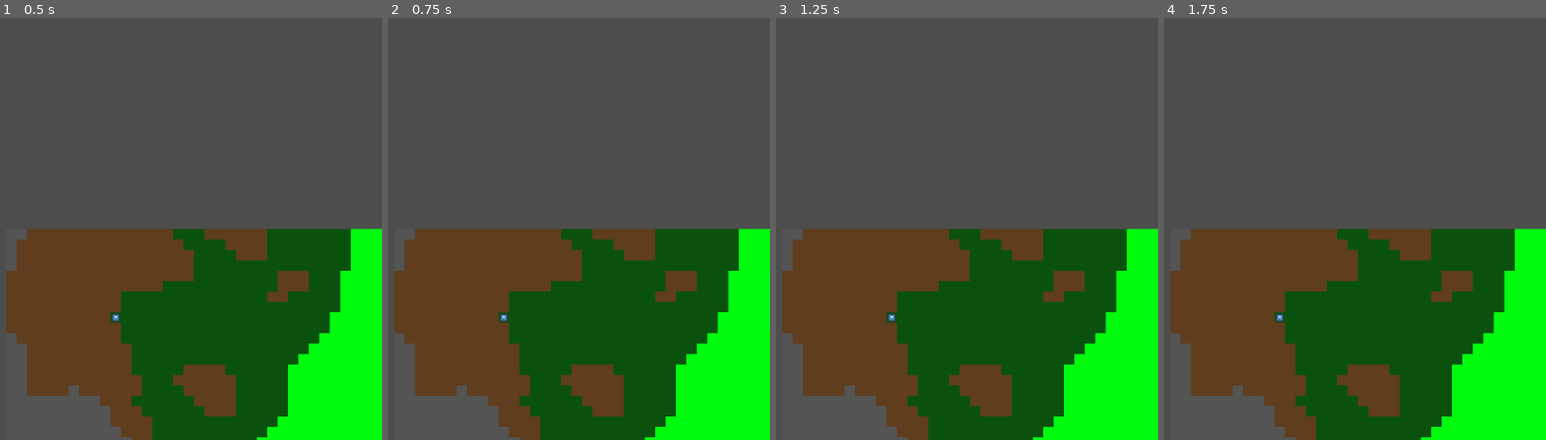
Above: before the commit, frames 1-4 (left to right).
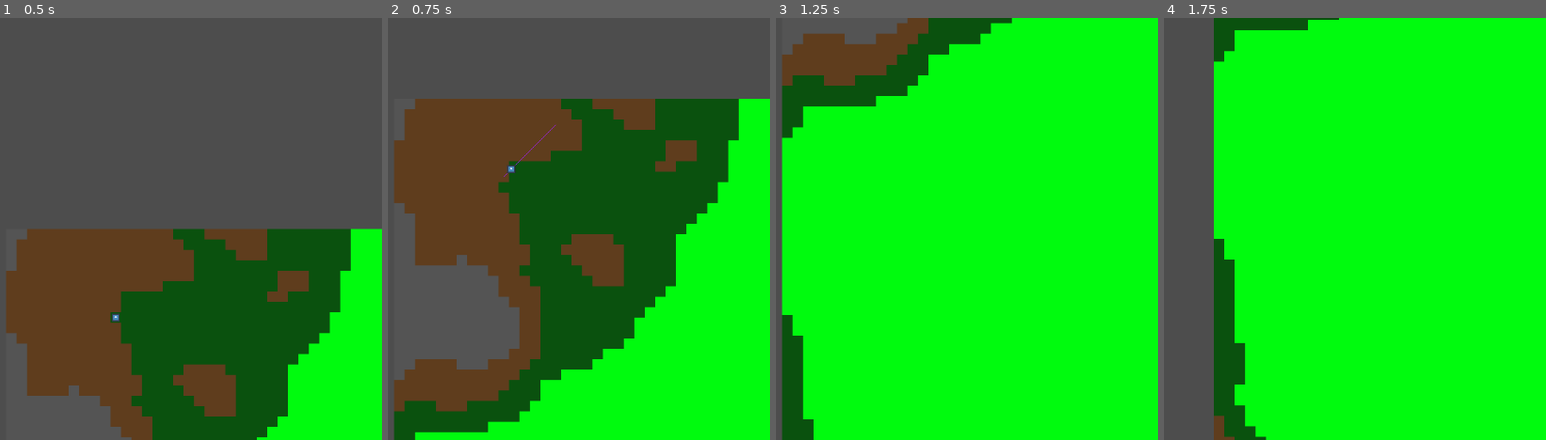
Above: after the commit, the same moments.

Repository: RobertVieriu/Grid-game
Game: Godot game, scene res://scenes/main.tscn
Same seed, same stepped clock (60 frames per second), same inputs: the game is played once before the commit and once after it. The engine's default icon, where the game draws it, is replaced by a stand-in: a white triangle on a blue panel in a dark square.
Inputs (mouse positions are in pixels of both pictures, inside the frame that each line leads up to):
- Up to frame 1 (0.5 s): no input
- Up to frame 2 (0.75 s): tap Enter at 0.5 s; move the mouse to (559, 207) at 0.52 s; hold S (camera_move_down, bound only after the commit) from 0.53 s (still down); click (559, 207) at 0.6 s
- Up to frame 3 (1.25 s): keep holding S (camera_move_down, bound only after the commit)
- Up to frame 4 (1.75 s): move the mouse to (outside the picture) at 1.27 s; release S (camera_move_down, bound only after the commit) at 1.28 s; tap S (camera_move_down, bound only after the commit) at 1.35 s; tap A (camera_move_left, bound only after the commit) at 1.55 s

Frame 1 is identical in both runs. In frame 2, 58% of the frame differs, in the area x 1-100%, y 19-100%; in frame 3, 88%, in the area x 1-100%, y 0-100%; in frame 4, 82%.

Commit message:
Camera keys

Diff:
--- a/project.godot
+++ b/project.godot
@@ -26,3 +26,42 @@
 "events": [Object(InputEventMouseButton,"resource_local_to_scene":false,"resource_name":"","device":-1,"window_id":0,"a …(253 unchanged characters)…
 ]
 }
+camera_move_up={
+"deadzone": 0.5,
+"events": [Object(InputEventKey,"resource_local_to_scene":false,"resource_name":"","device":0,"window_id":0,"alt_pressed":false,"shift_pressed":false,"ctrl_pressed":false,"meta_pressed":false,"pressed":false,"keycode":0,"physical_keycode":87,"key_label":0,"unicode":0,"location":0,"echo":false,"script":null)
+, Object(InputEventKey,"resource_local_to_scene":false,"resource_name":"","device":0,"window_id":0,"alt_pressed":false,"shift_pressed":false,"ctrl_pressed":false,"meta_pressed":false,"pressed":false,"keycode":0,"physical_keycode":4194320,"key_label":0,"unicode":0,"location":0,"echo":false,"script":null)
+]
+}
+camera_move_down={
+"deadzone": 0.5,
+"events": [Object(InputEventKey,"resource_local_to_scene":false,"resource_name":"","device":0,"window_id":0,"alt_pressed":false,"shift_pressed":false,"ctrl_pressed":false,"meta_pressed":false,"pressed":false,"keycode":0,"physical_keycode":83,"key_label":0,"unicode":0,"location":0,"echo":false,"script":null)
+, Object(InputEventKey,"resource_local_to_scene":false,"resource_name":"","device":0,"window_id":0,"alt_pressed":false,"shift_pressed":false,"ctrl_pressed":false,"meta_pressed":false,"pressed":false,"keycode":0,"physical_keycode":4194322,"key_label":0,"unicode":0,"location":0,"echo":false,"script":null)
+]
+}
+camera_move_left={
+"deadzone": 0.5,
+"events": [Object(InputEventKey,"resource_local_to_scene":false,"resource_name":"","device":0,"window_id":0,"alt_pressed":false,"shift_pressed":false,"ctrl_pressed":false,"meta_pressed":false,"pressed":false,"keycode":0,"physical_keycode":65,"key_label":0,"unicode":0,"location":0,"echo":false,"script":null)
+, Object(InputEventKey,"resource_local_to_scene":false,"resource_name":"","device":0,"window_id":0,"alt_pressed":false,"shift_pressed":false,"ctrl_pressed":false,"meta_pressed":false,"pressed":false,"keycode":0,"physical_keycode":4194319,"key_label":0,"unicode":0,"location":0,"echo":false,"script":null)
+]
+}
+camera_move_right={
+"deadzone": 0.5,
+"events": [Object(InputEventKey,"resource_local_to_scene":false,"resource_name":"","device":0,"window_id":0,"alt_pressed":false,"shift_pressed":false,"ctrl_pressed":false,"meta_pressed":false,"pressed":false,"keycode":0,"physical_keycode":68,"key_label":0,"unicode":0,"location":0,"echo":false,"script":null)
+, Object(InputEventKey,"resource_local_to_scene":false,"resource_name":"","device":0,"window_id":0,"alt_pressed":false,"shift_pressed":false,"ctrl_pressed":false,"meta_pressed":false,"pressed":false,"keycode":0,"physical_keycode":4194321,"key_label":0,"unicode":0,"location":0,"echo":false,"script":null)
+]
+}
+camera_zoom_in={
+"deadzone": 0.5,
+"events": [Object(InputEventMouseButton,"resource_local_to_scene":false,"resource_name":"","device":-1,"window_id":0,"alt_pressed":false,"shift_pressed":false,"ctrl_pressed":false,"meta_pressed":false,"button_mask":0,"position":Vector2(0, 0),"global_position":Vector2(0, 0),"factor":1.0,"button_index":4,"canceled":false,"pressed":false,"double_click":false,"script":null)
+]
+}
+camera_zoom_out={
+"deadzone": 0.5,
+"events": [Object(InputEventMouseButton,"resource_local_to_scene":false,"resource_name":"","device":-1,"window_id":0,"alt_pressed":false,"shift_pressed":false,"ctrl_pressed":false,"meta_pressed":false,"button_mask":0,"position":Vector2(0, 0),"global_position":Vector2(0, 0),"factor":1.0,"button_index":5,"canceled":false,"pressed":false,"double_click":false,"script":null)
+]
+}
+camera_pan={
+"deadzone": 0.5,
+"events": [Object(InputEventMouseButton,"resource_local_to_scene":false,"resource_name":"","device":-1,"window_id":0,"alt_pressed":false,"shift_pressed":false,"ctrl_pressed":false,"meta_pressed":false,"button_mask":0,"position":Vector2(0, 0),"global_position":Vector2(0, 0),"factor":1.0,"button_index":3,"canceled":false,"pressed":false,"double_click":false,"script":null)
+]
+}
